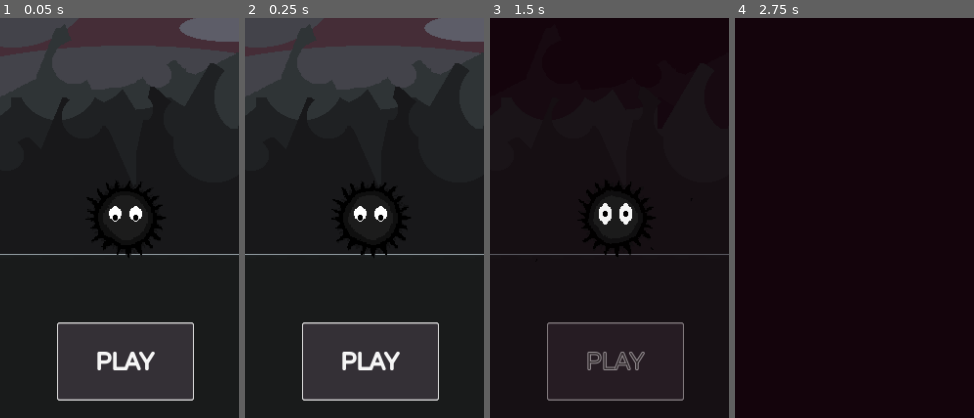
Above: before the commit, frames 1-4 (left to right).
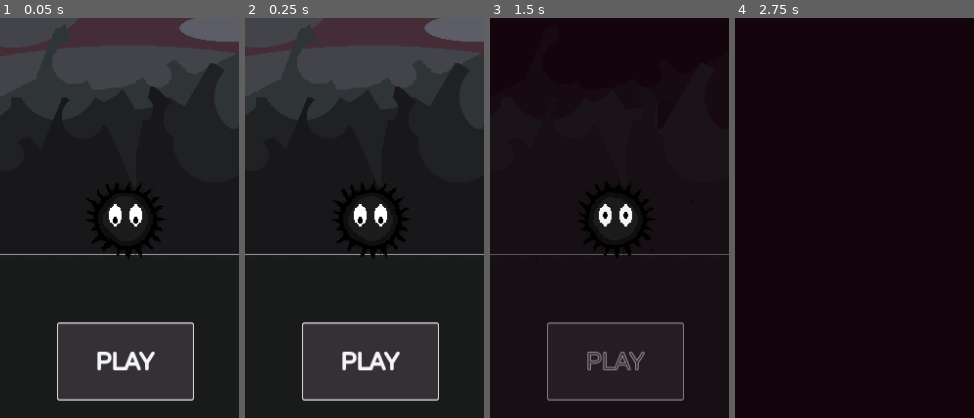
Above: after the commit, the same moments.

Repository: Arctia/42-GameJam
Game: Godot game, scene res://src/UI/title_screen.tscn
The game is run twice, just before and just after one commit, with the same random seed, the same clock (stepped at 60 frames per second) and the same inputs. Sound files missing from this copy of the repository are replaced by a short silence.
Inputs:
- Up to frame 1 (0.05 s): no input
- Up to frame 2 (0.25 s): no input
- Up to frame 3 (1.5 s): click "PLAY" at 0.5 s; click "PLAY" at 1.25 s
- Up to frame 4 (2.75 s): hold Right (move_right) from 2.03 s (still down); hold Space (jump) from 2.03 s (still down)
The pictures show only the part of the screen within x 24-74%, y 49-99%; the shares and areas given below are measured in that part.

The runs differ from the first frame. In frame 1, 0.3% of the frame differs, in the area x 36-70%, y 42-60%; in frame 2, 0.3%, in the area x 38-70%, y 41-60%; in frame 3, 0.2%; in frame 4, nothing differs.

Commit message:
Fix a jump bug in the title

Diff:
--- a/src/UI/title_screen.tscn
+++ b/src/UI/title_screen.tscn
@@ -208,6 +208,7 @@
 scale = Vector2(1.3, 1.3)
 MAX_SPEED = 0.0
 JUMP = 0.0
+deactivate = true
 
 [node name="Label" type="Label" parent="."]
 layout_mode = 1
--- a/src/entities/ash.gd
+++ b/src/entities/ash.gd
@@ -234,7 +234,7 @@
 var status:String = "active"
 var invincible:bool = false
 var died:bool = false
-var deactivate:bool = false
+@export var deactivate:bool = false
 
 func _consume(dt) -> void:
 	if self.ashes_amount > 0:
